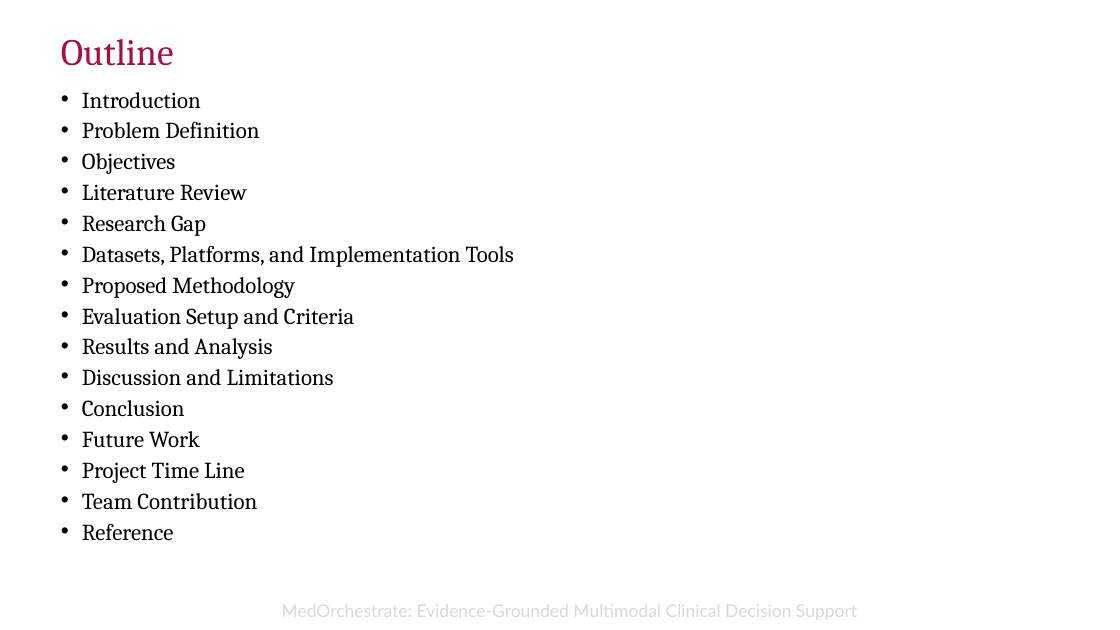
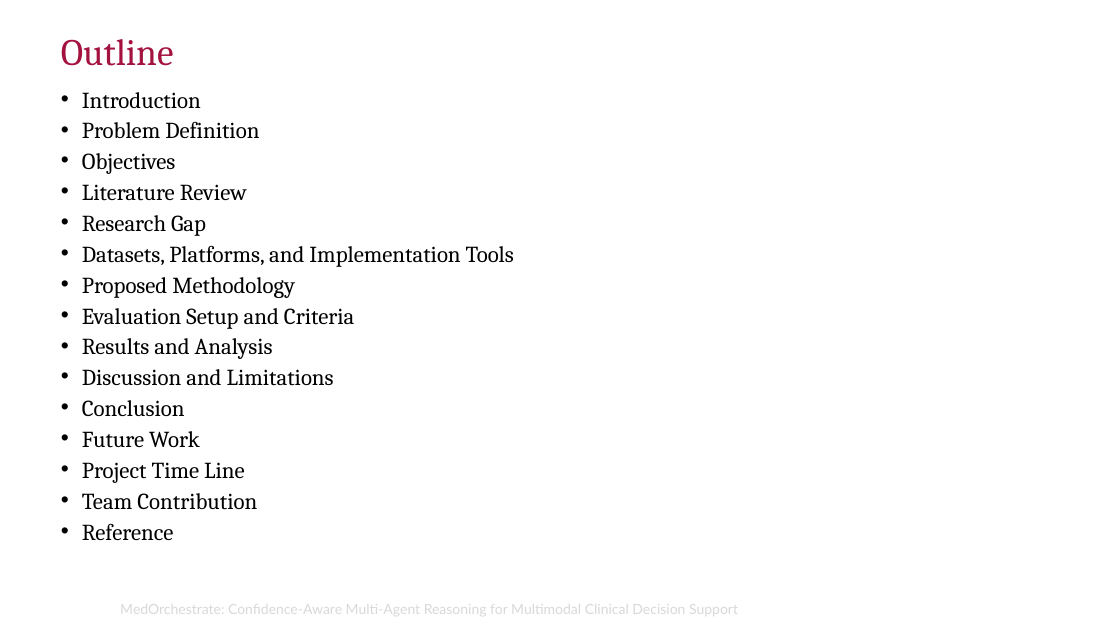
Before and after one commit to hari18305/medorcha, a slide deck: slide 2 of report/MedOrchestrate_Final_Review.pptx. Drawn at 1120x630 pixels with LibreOffice and Linux fonts; fonts in the diff are those of the drawing; background and template pictures are left out. Boxes give left, top, right and bottom in pixels: in the first picture for what was removed or moved away, otherwise in the second. Text is boxed around its words. In the diff, an @@ line names an element or a change of style, - is before the commit and + after.

Commit message:
Project title changed to "MedOrchestrate: Confidence-Aware Multi-Agent Reasoning for Multimodal Clinical Decision Support" (report cover, certificate, declaration, running header; presentation title and outline footer)

```diff
--- a/report/MedOrchestrate_Final_Review.pptx
+++ b/report/MedOrchestrate_Final_Review.pptx
@@ text at [120, 600, 738, 617]: text changed; size 15 to 12 pt @@
-MedOrchestrate: Evidence-Grounded Multimodal Clinical Decision Support
+MedOrchestrate: Confidence-Aware Multi-Agent Reasoning for Multimodal Clinical Decision Support
```
Also in this commit, not shown: 1 other slide changed, 3 other files.
